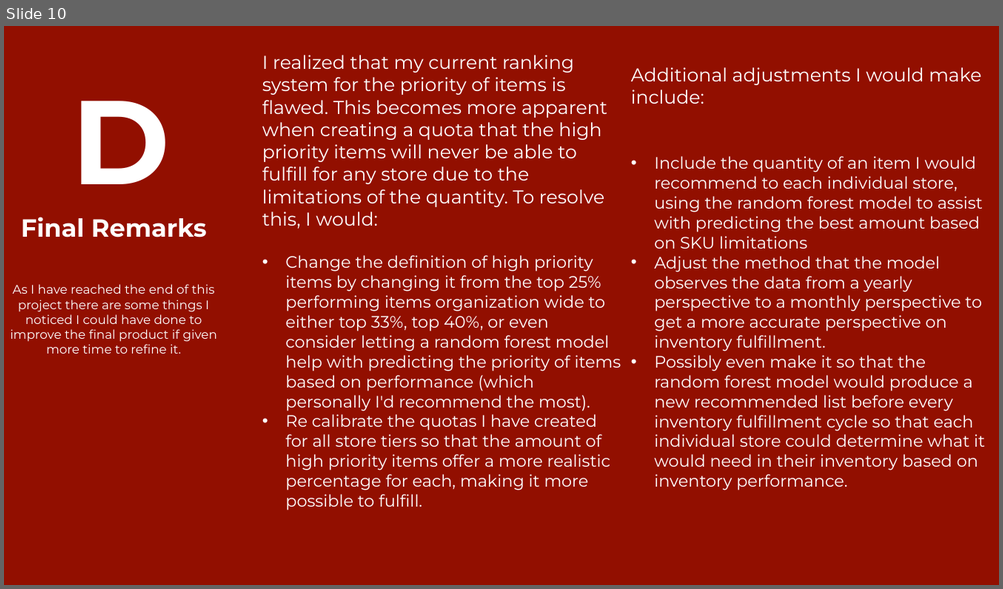
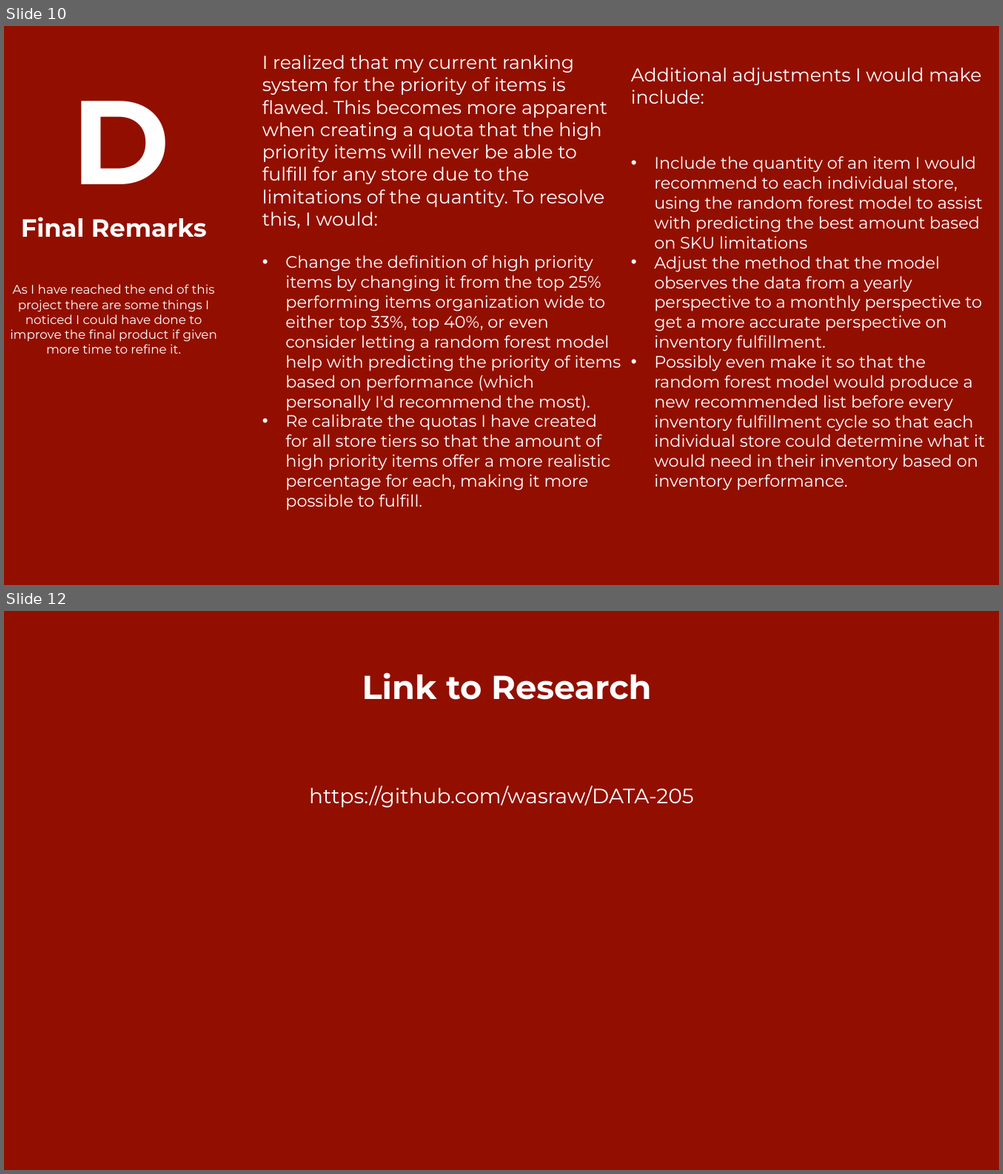
Before and after one commit to andrewarsaw/DATA-205, a slide deck: AndreWarsaw_ABS_Presentation.pptx. Shown one above the other, each under a label of ours: slide 10 before the commit, slides 10 and 12 after it; the slides between them are not shown. The pictures are 1003x589 and 1003x1174 pixels, drawn with LibreOffice and Linux fonts; fonts in the diff are those of the drawing. Boxes give left, top, right and bottom in pixels: in the first picture for what was removed or moved away, otherwise in the second. Text is boxed around its words. In the diff, an @@ line names an element or a change of style, - is before the commit and + after.

```diff
--- a/AndreWarsaw_ABS_Presentation.pptx
+++ b/AndreWarsaw_ABS_Presentation.pptx
@@ slide 12 added at [4, 611, 999, 1170], background #920F00 @@
@@ text added at [362, 672, 651, 700], 32 pt, text #FFFFFF, bold @@
+Link to Research
@@ text added at [309, 786, 693, 808], 20 pt, text #FFFFFF @@
+https://github.com/wasraw/DATA-205
```
Also in this commit, not shown: 2 other slides added, 1 slide removed.
